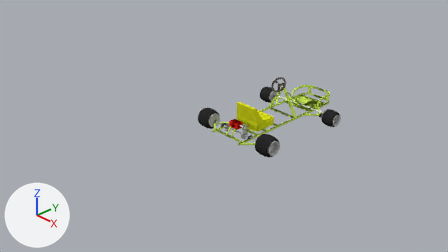
Before and after pictures for a commit that changed the Blender file goKart/solidWorksGoKartNoBonesDirection.blend.
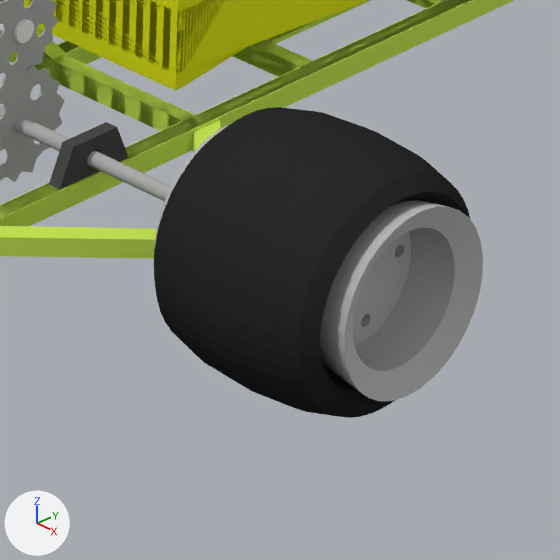
The first picture shows the older version from the file's camera 'Camera'. The close-ups show both versions on the part from 54% to 64% of the width and 50% to 67% of the height of that picture; other places that the commit changed are outside them. The lights are fixed; the arrows at lower left show +X, +Y and +Z.

Objects in the first close-up: 'Frame', 'RearAxleShackleBracket.001', 'Seat', 'Untitled', 'ninjaKartFollowerGear', 'rearAxis', 'rearRightWheel', 'rearTire'.
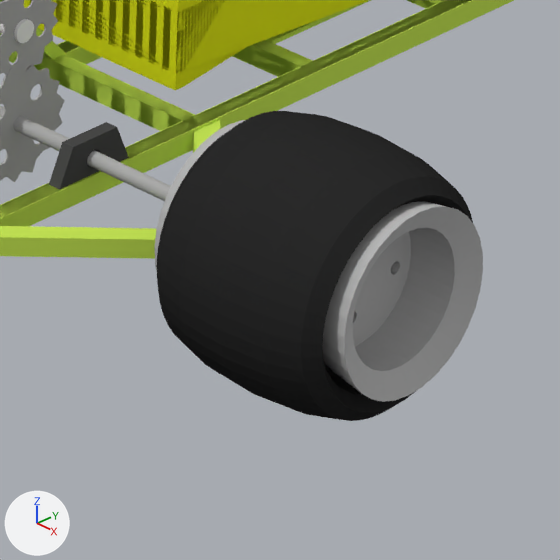
The change in detail:
Object 'rearRightWheel' (ob_rearrightwheel) turns from (-90, 352, 90) to (-90, 282, 90) degrees about x, y and z.
Object 'rearTire' (ob_reartire) turns from (90, 0, 90) to (90, 40, 90) degrees about x, y and z.

Where the change shows, as pixel boxes (x1, y1, x2, y2) in the close-ups (560 x 560 px):
'rearTire', turned: before (154, 107, 470, 418); after (157, 111, 473, 421)
'rearRightWheel', turned: before (155, 123, 483, 402); after (154, 120, 483, 402)
